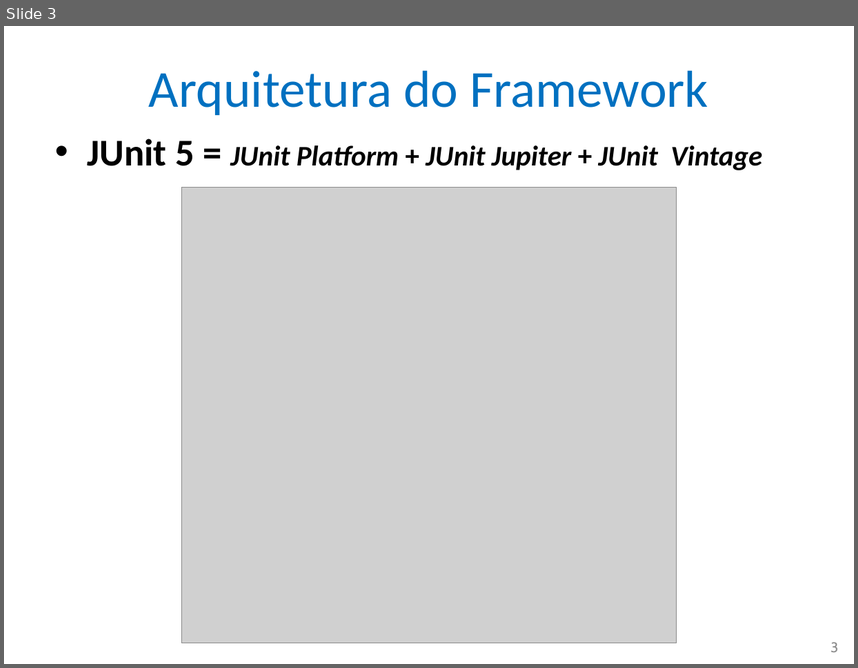
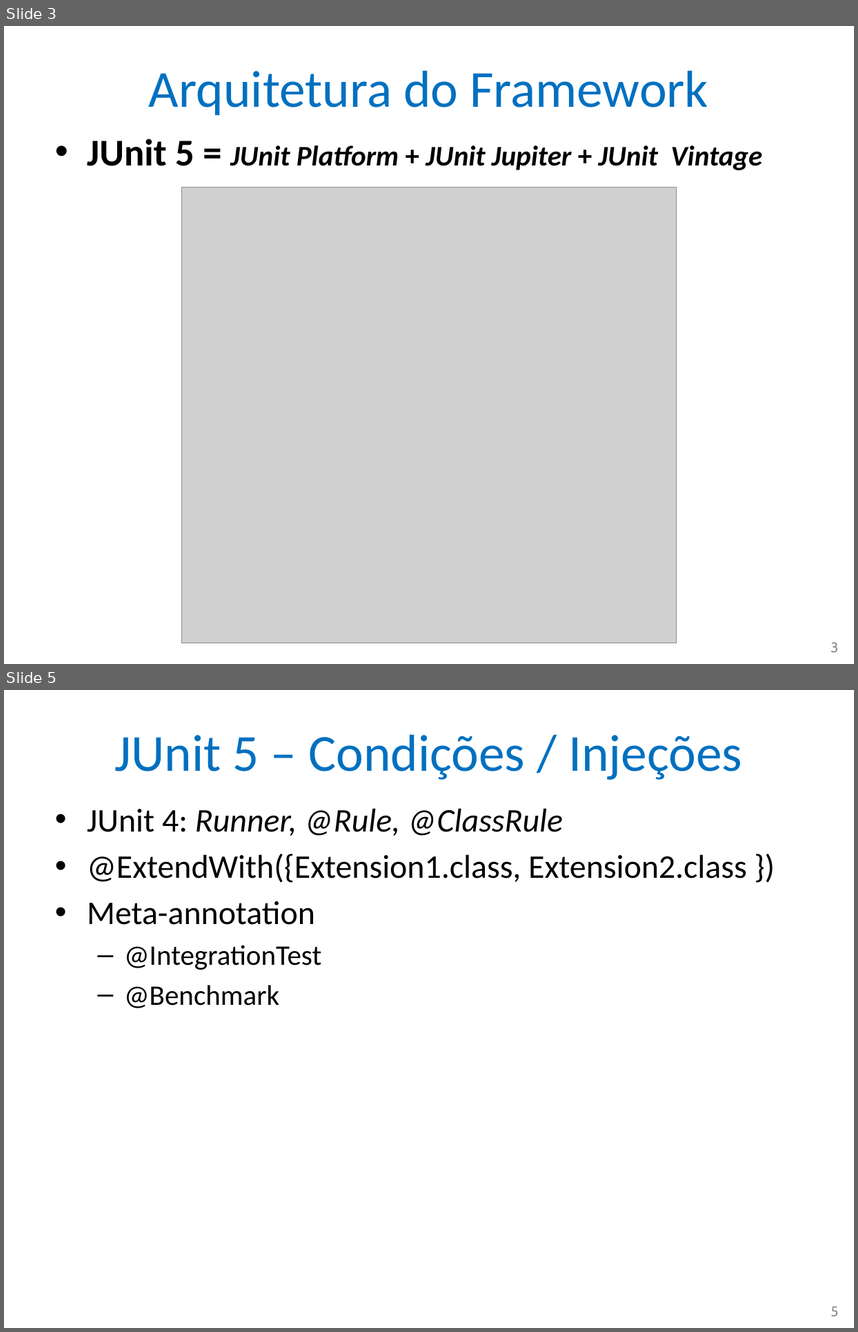
Before and after one commit to nascimentolwtn/INPE-CAP-385_DesenvolvimentoFrameworks, a slide deck: CAP385-00-Presentations/02-JUnit 5/03-JUnit 5 - Arquitetura.pptx. Shown one above the other, each under a label of ours: slide 3 before the commit, slides 3 and 5 after it; the slides between them are not shown. The pictures are 858x668 and 858x1332 pixels, drawn with LibreOffice and Linux fonts; fonts in the diff are those of the drawing; grey boxes stand for pictures. Boxes give left, top, right and bottom in pixels: in the first picture for what was removed or moved away, otherwise in the second. Text is boxed around its words. In the diff, an @@ line names an element or a change of style, - is before the commit and + after.

Commit message:
Atualizações da apresentação JUnit5 dia 19 e início PPT dia 26

```diff
--- a/CAP385-00-Presentations/02-JUnit 5/03-JUnit 5 - Arquitetura.pptx
+++ b/CAP385-00-Presentations/02-JUnit 5/03-JUnit 5 - Arquitetura.pptx
@@ slide 5 added at bbox=[4, 690, 854, 1328], background #FFFFFF @@
@@ title added at bbox=[115, 734, 742, 780], 44 pt, text #0070C0 @@
+JUnit 5 – Condições / Injeções
@@ text added at bbox=[87, 808, 747, 1008], 28 pt, text #000000 @@
+• JUnit 4: Runner, @Rule, @ClassRule
+• @ExtendWith({Extension1.class, Extension2.class })
+• Meta-annotation
+  – @IntegrationTest
+  – @Benchmark
@@ page number added at bbox=[831, 1305, 838, 1316], 12 pt, text #8C8C8C @@
+5
```
Also in this commit, not shown: 1 slide changed, 6 other files.
